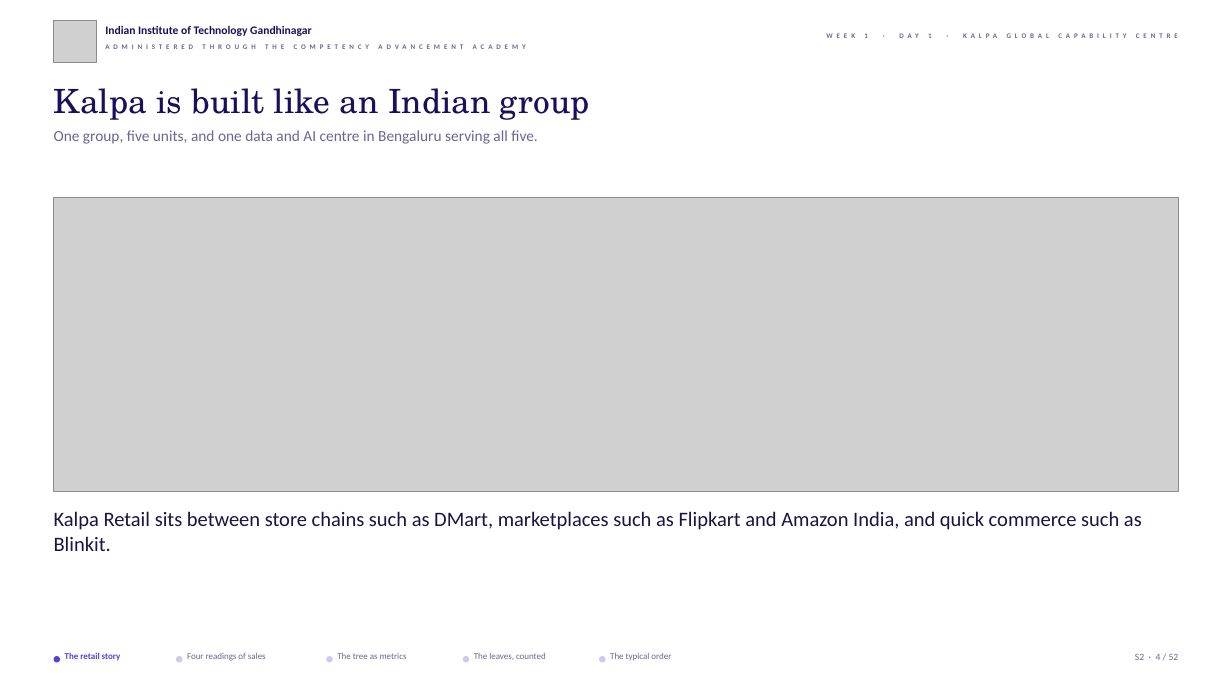
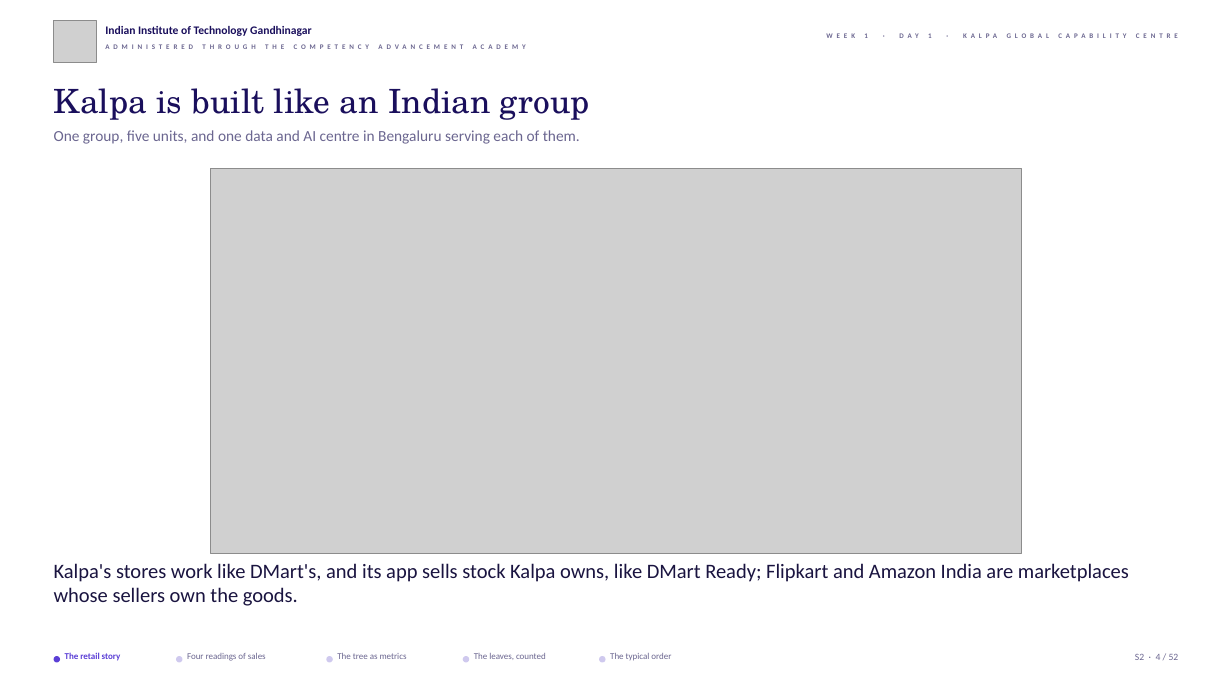
Before and after one commit to fde-academy-lab/c2-content-factory, a slide deck: slide 4 of content/W01/D1/slides/C2_W01_D01_half1_STUDENT.pptx. Drawn at 1232x693 pixels with LibreOffice and Linux fonts; fonts in the diff are those of the drawing; grey boxes stand for pictures; background and template pictures are left out. Boxes give left, top, right and bottom in pixels: in the first picture for what was removed or moved away, otherwise in the second. Text is boxed around its words. In the diff, an @@ line names an element or a change of style, - is before the commit and + after.

```diff
--- a/content/W01/D1/slides/C2_W01_D01_half1_STUDENT.pptx
+++ b/content/W01/D1/slides/C2_W01_D01_half1_STUDENT.pptx
@@ text at [54, 130, 580, 144]: text changed @@
-One group, five units, and one data and AI centre in Bengaluru serving all five.
+One group, five units, and one data and AI centre in Bengaluru serving each of them.
@@ picture: place and size @@
-picture at [54, 198, 1178, 492]
+picture at [211, 168, 1022, 554]
@@ text at [54, 563, 1129, 606]: text changed @@
-Kalpa Retail sits between store chains such as DMart, marketplaces such as Flipkart and Amazon India, and quick commerce such as Blinkit.
+Kalpa's stores work like DMart's, and its app sells stock Kalpa owns, like DMart Ready; Flipkart and Amazon India are marketplaces whose sellers own the goods.
```
Also in this commit, not shown: 7 other slides changed, 16 other files.
